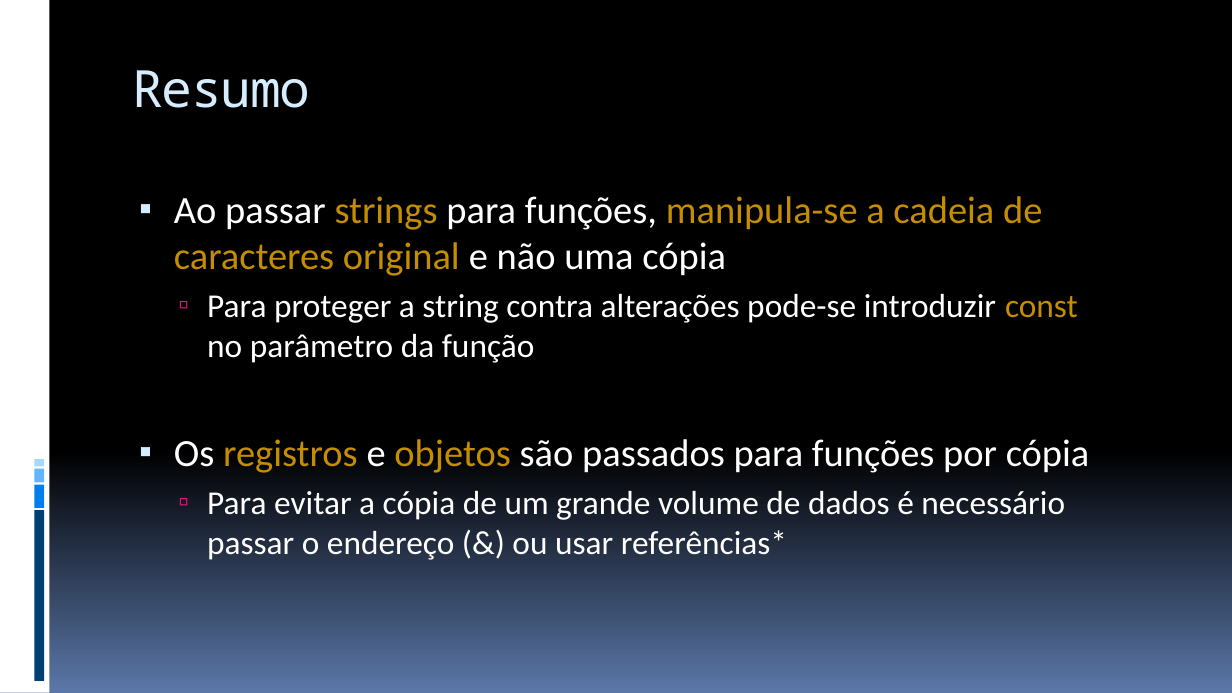
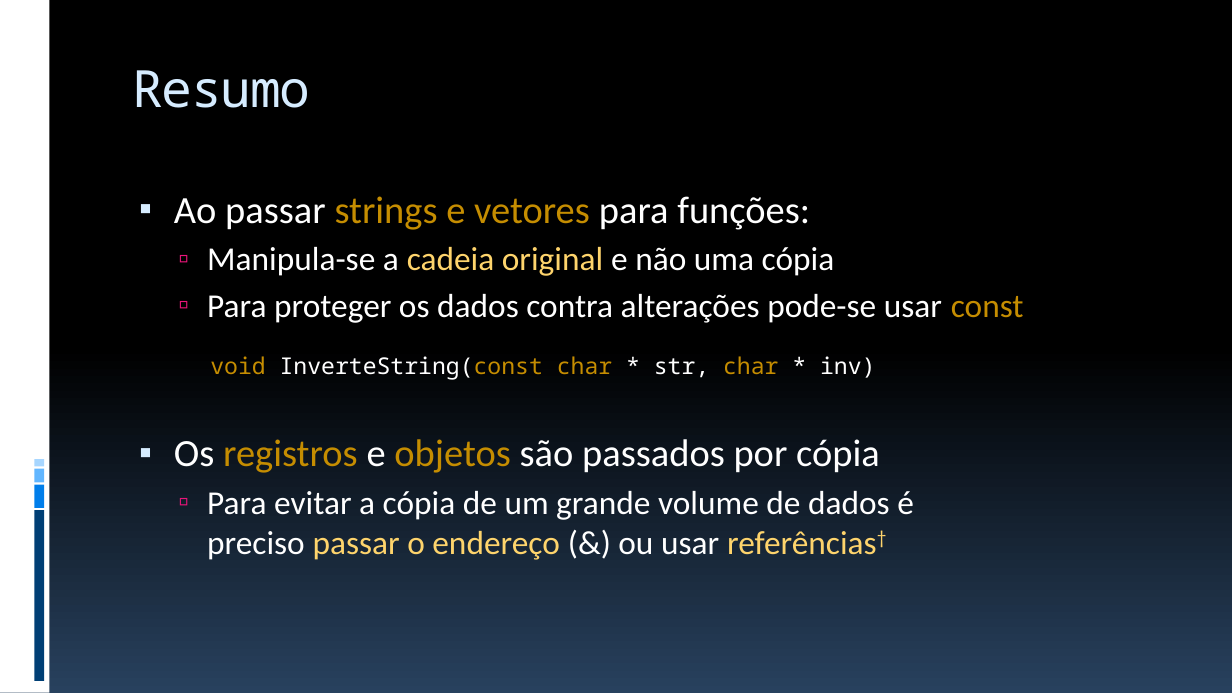
Before and after one commit to JudsonSS/ProgComp, a slide deck: slide 32 of Slides/26. Funções com Strings e Registros.pptx. Drawn at 1232x693 pixels with LibreOffice and Linux fonts; fonts in the diff are those of the drawing. Boxes give left, top, right and bottom in pixels: in the first picture for what was removed or moved away, otherwise in the second. Text is boxed around its words. In the diff, an @@ line names an element or a change of style, - is before the commit and + after.

```diff
--- a/Slides/26. Funções com Strings e Registros.pptx
+++ b/Slides/26. Funções com Strings e Registros.pptx
@@ background gradient #000000 to #5B77A8 to gradient #000000 to #28415E @@
@@ text at box(174, 196, 1024, 560): text changed @@
-▪ Ao passar strings para funções, manipula-se a cadeia de caracteres original e não uma cópia
-  ▫ Para proteger a string contra alterações pode-se introduzir const
-    no parâmetro da função
-▪ Os registros e objetos são passados para funções por cópia
-  ▫ Para evitar a cópia de um grande volume de dados é necessário passar o endereço (&) ou usar referências*
+▪ Ao passar strings e vetores para funções:
+  ▫ Manipula-se a cadeia original e não uma cópia
+  ▫ Para proteger os dados contra alterações pode-se usar const
+▪ Os registros e objetos são passados por cópia
+  ▫ Para evitar a cópia de um grande volume de dados é
+    preciso passar o endereço (&) ou usar referências†
@@ text added at box(210, 356, 875, 380), 18 pt, text #FFFFFF @@
+void InverteString(const char * str, char * inv)
```
Also in this commit, not shown: 31 other slides changed, 9 other files.
